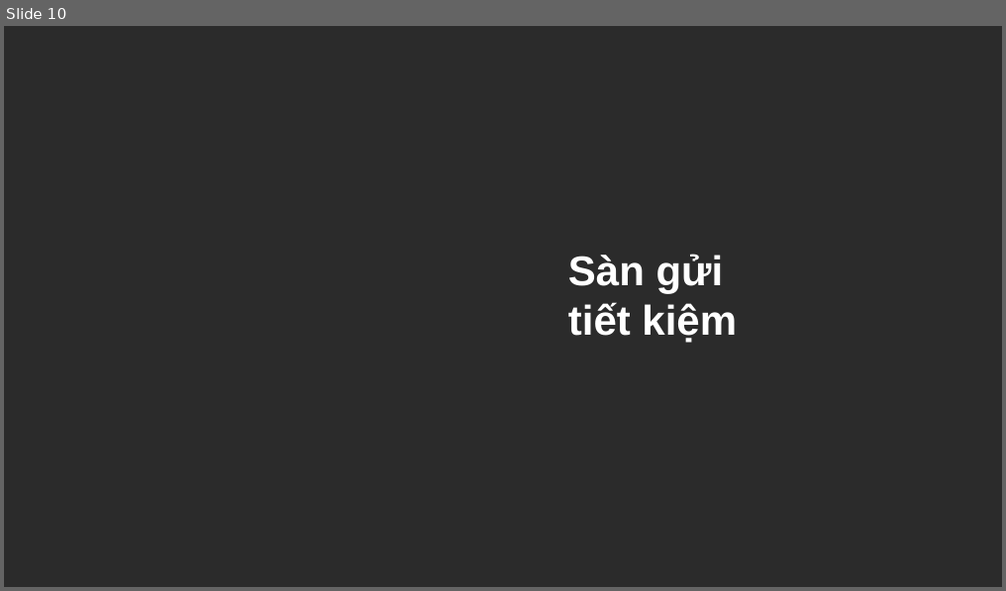
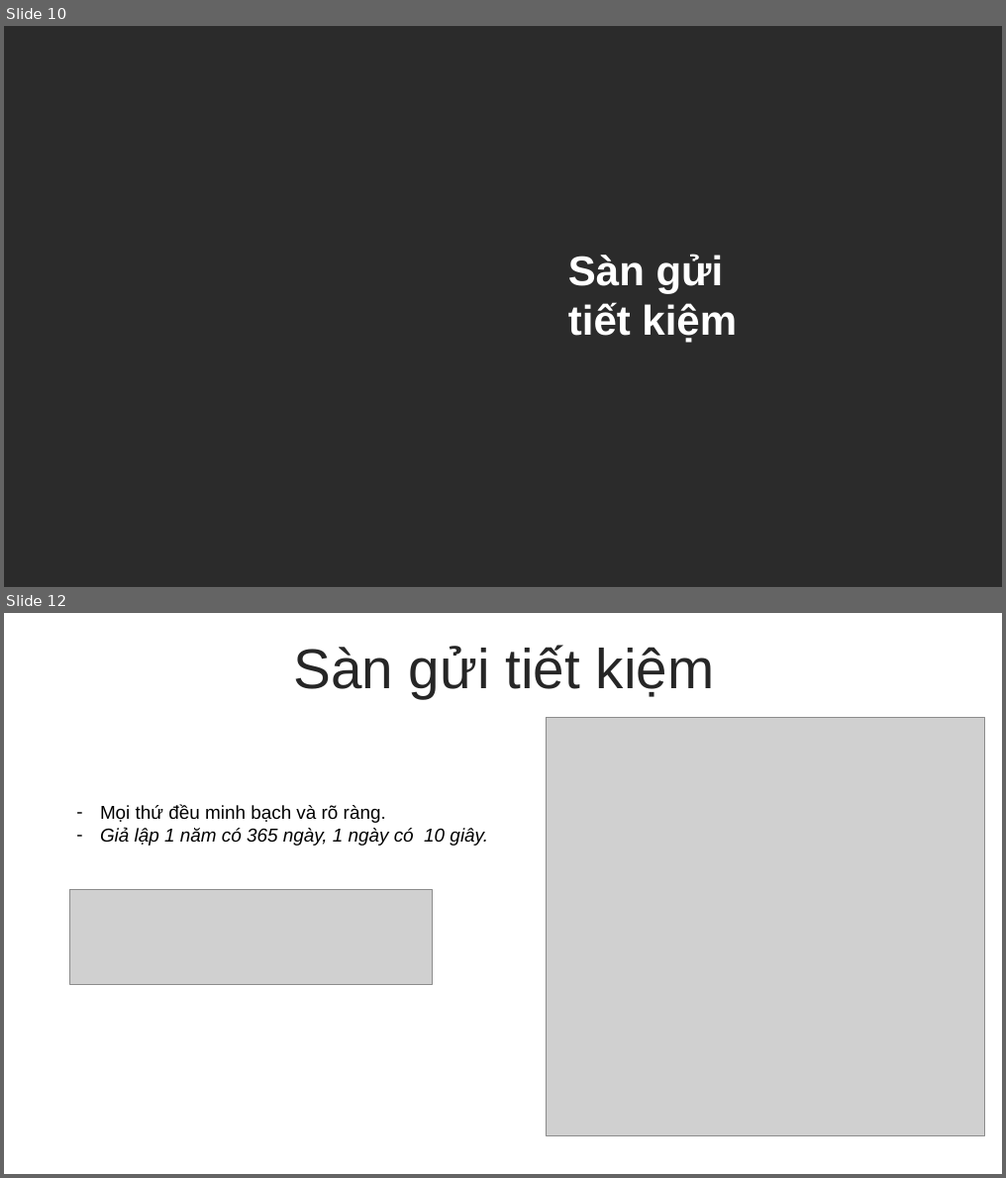
Before and after one commit to augustusflynn/Fishdom_DEFI_Project, a slide deck: FishdomDEFI.pptx. Shown one above the other, each under a label of ours: slide 10 before the commit, slides 10 and 12 after it; the slides between them are not shown. The pictures are 1006x591 and 1006x1178 pixels, drawn with LibreOffice and Linux fonts; fonts in the diff are those of the drawing; grey boxes stand for pictures; background and template pictures are left out; a plain dark background stands for a picture behind light text. Boxes give left, top, right and bottom in pixels: in the first picture for what was removed or moved away, otherwise in the second. Text is boxed around its words. In the diff, an @@ line names an element or a change of style, - is before the commit and + after.

```diff
--- a/FishdomDEFI.pptx
+++ b/FishdomDEFI.pptx
@@ slide 12 added at (4,613,1002,1174), background #FFFFFF @@
@@ text added at (293,645,715,698), 54 pt, text #262626 @@
+Sàn gửi tiết kiệm
@@ picture added at (546,718,985,1137) @@
@@ text added at (100,805,488,846), 18 pt, text #000000, italic @@
+– Mọi thứ đều minh bạch và rõ ràng.
+– Giả lập 1 năm có 365 ngày, 1 ngày có 10 giây.
@@ picture added at (69,889,432,984) @@
```
Also in this commit, not shown: 3 slides changed, 9 other slides added, 2 slides removed, 1 other file.
